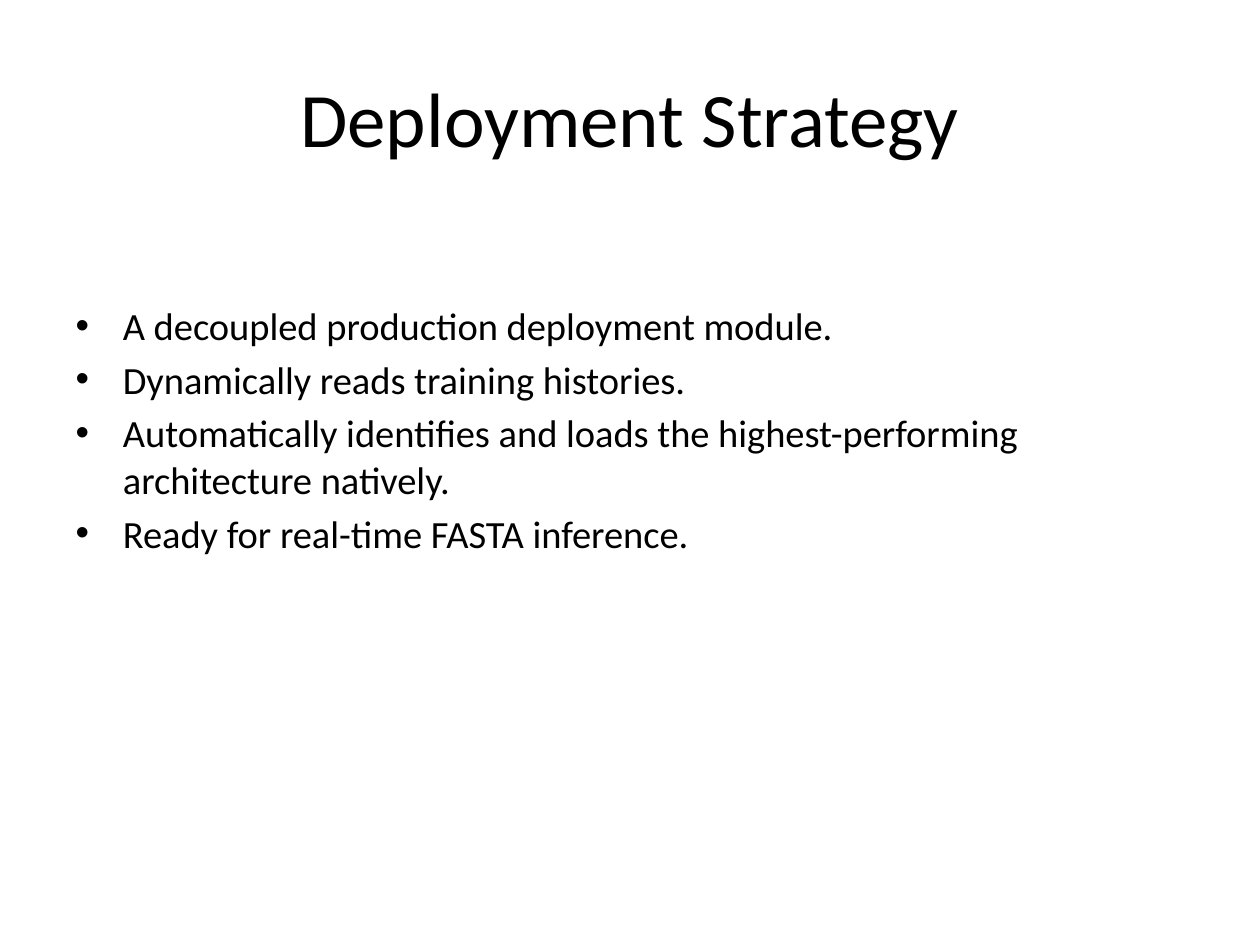
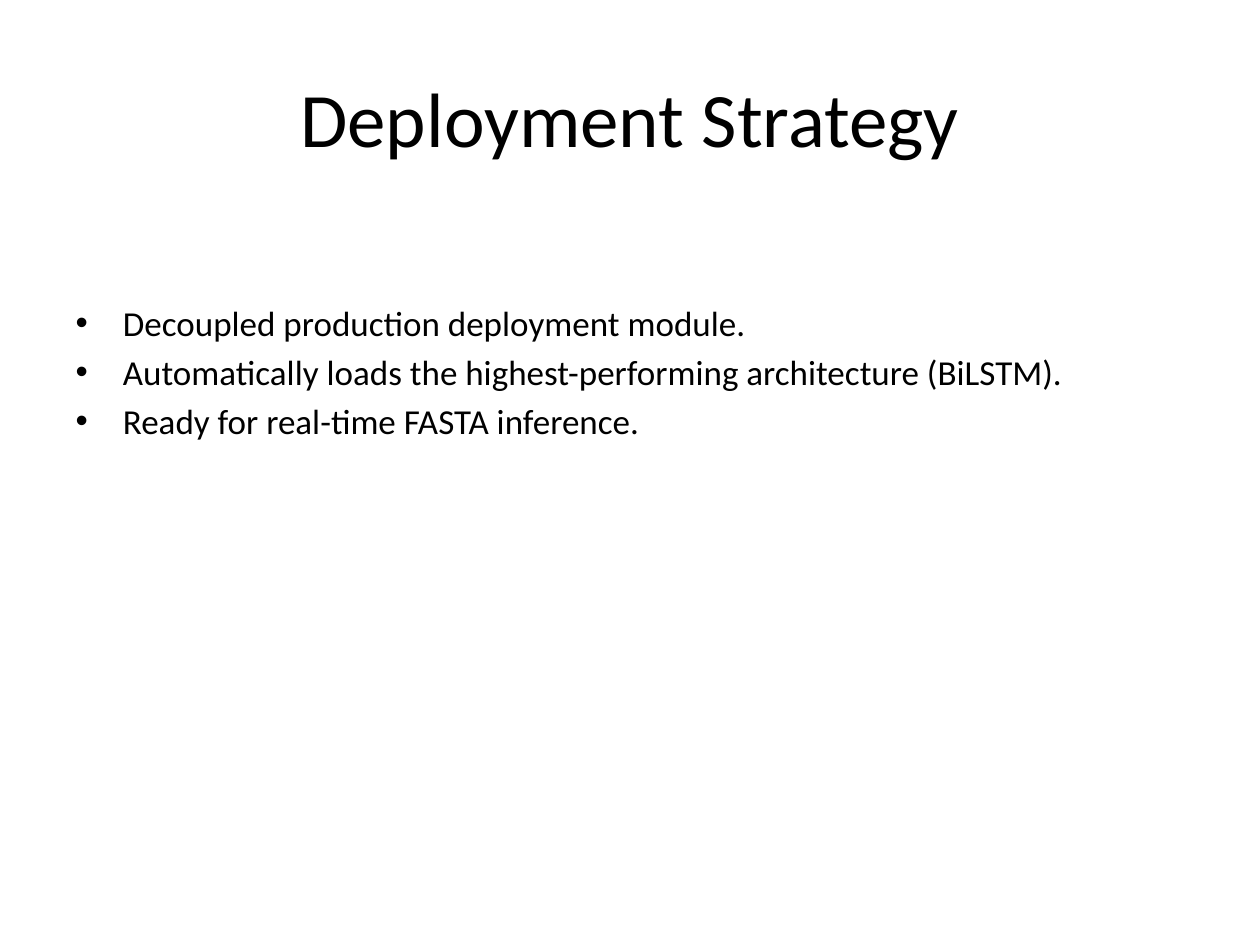
Before and after one commit to JNagawa/HIV_subtype_classifier_DeepLearning, a slide deck: slide 13 of reports/presentation.pptx. Drawn at 1260x945 pixels with LibreOffice and Linux fonts; fonts in the diff are those of the drawing. Boxes give left, top, right and bottom in pixels: in the first picture for what was removed or moved away, otherwise in the second. Text is boxed around its words. In the diff, an @@ line names an element or a change of style, - is before the commit and + after.

```diff
--- a/reports/presentation.pptx
+++ b/reports/presentation.pptx
@@ text at (x1=123, y1=311, x2=1062, y2=391): text changed; size 22 to 20 pt @@
-• A decoupled production deployment module.
-• Dynamically reads training histories.
-• Automatically identifies and loads the highest-performing architecture natively.
+• Decoupled production deployment module.
+• Automatically loads the highest-performing architecture (BiLSTM).
@@ text at (x1=123, y1=409, x2=639, y2=440): size 22 to 20 pt in "Ready for real-time FASTA inference." @@
```
Also in this commit, not shown: 11 other slides changed, 1 slide added, 1 slide removed, 3 other files.
